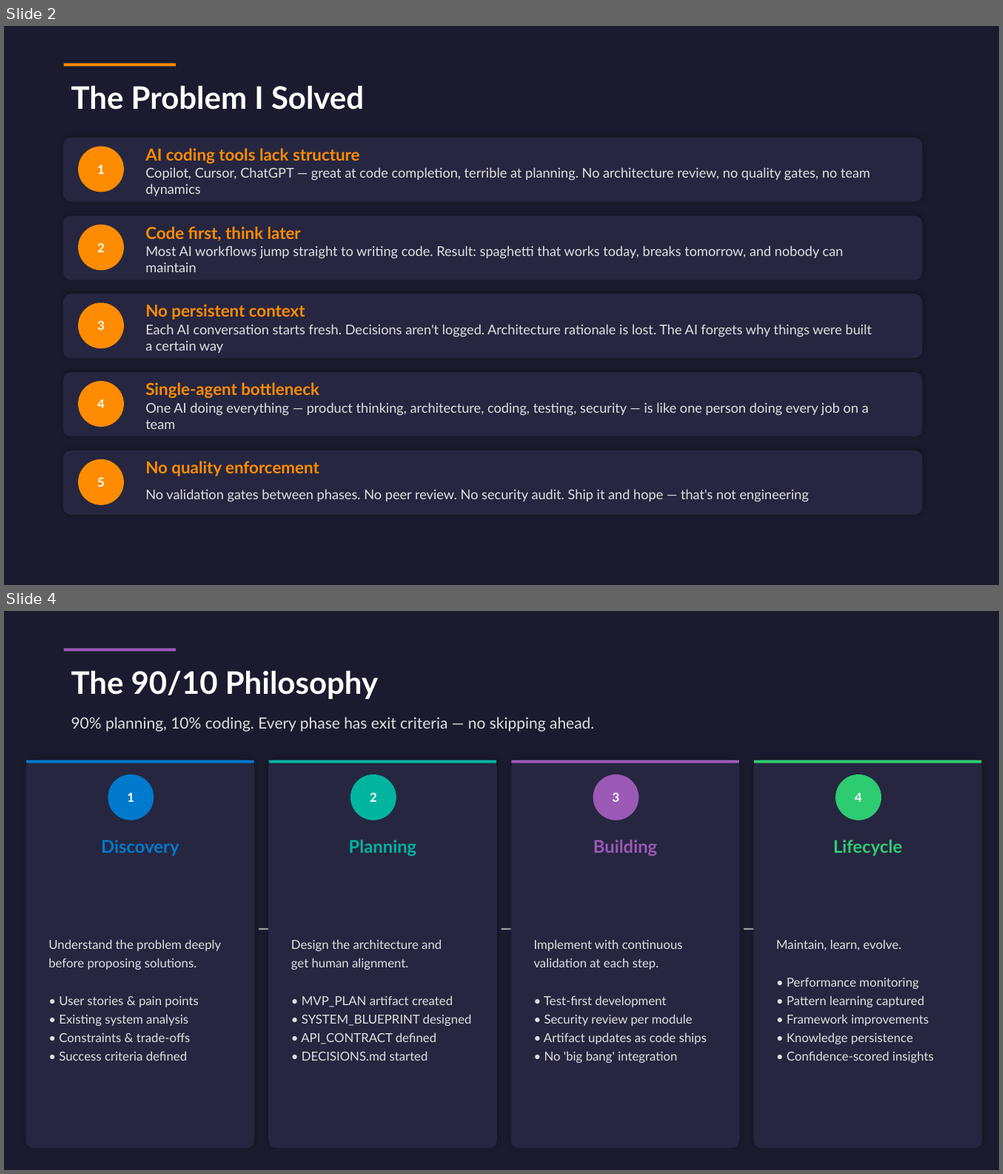
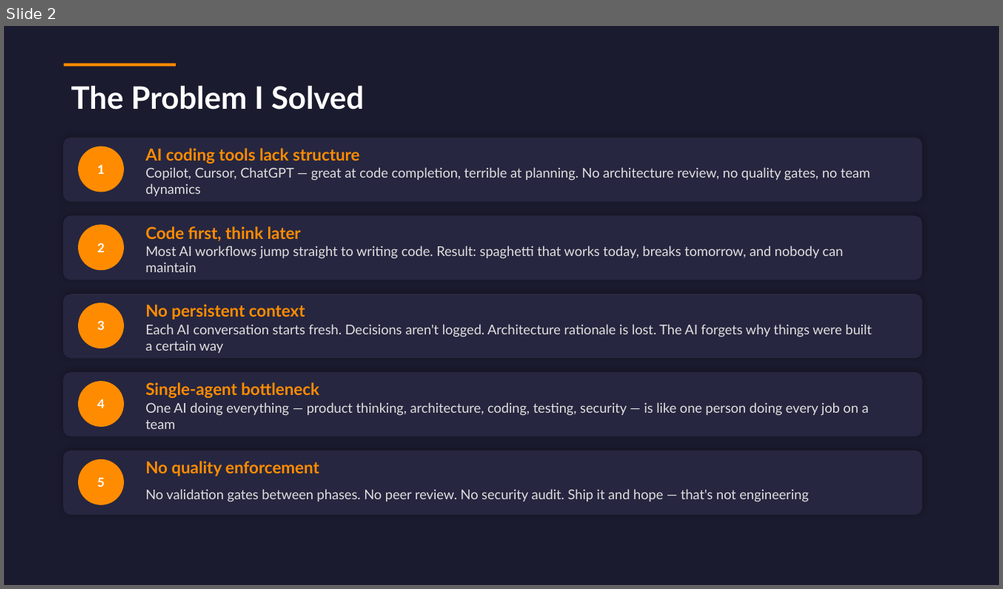
Before and after one commit to vijaykulkarni-qae/vijaykulkarni-qae, a slide deck: multi-agent-development-framework/MADF_Framework.pptx. Shown one above the other, each under a label of ours: slides 2 and 4 before the commit, slide 2 after it; the slides between them are not shown. The pictures are 1003x1174 and 1003x589 pixels, drawn with LibreOffice and Linux fonts; fonts in the diff are those of the drawing. Boxes give left, top, right and bottom in pixels: in the first picture for what was removed or moved away, otherwise in the second. Text is boxed around its words. In the diff, an @@ line names an element or a change of style, - is before the commit and + after.

```diff
--- a/multi-agent-development-framework/MADF_Framework.pptx
+++ b/multi-agent-development-framework/MADF_Framework.pptx
@@ slide 4 removed at [4,611,999,1170], background #1B1B2F @@
@@ rectangle removed at [64,648,176,651] @@
@@ text removed at [71,670,378,699] @@
-The 90/10 Philosophy
@@ text removed at [71,717,594,732] @@
-90% planning, 10% coding. Every phase has exit criteria — no skipping ahead.
@@ rounded rectangle removed at [26,760,254,1148] @@
@@ rectangle removed at [26,760,254,763] @@
@@ rounded rectangle removed at [269,760,496,1148] @@
@@ rectangle removed at [269,760,496,763] @@
@@ rounded rectangle removed at [512,760,739,1148] @@
@@ rectangle removed at [512,760,739,763] @@
@@ rounded rectangle removed at [754,760,982,1148] @@
@@ rectangle removed at [754,760,982,763] @@
@@ ellipse removed at [108,775,153,820] @@
@@ ellipse removed at [351,775,395,820] @@
@@ ellipse removed at [594,775,638,820] @@
@@ ellipse removed at [836,775,881,820] @@
@@ text removed at [127,793,134,802] @@
-1
@@ text removed at [370,792,377,802] @@
-2
@@ text removed at [612,793,620,802] @@
-3
@@ text removed at [854,793,862,802] @@
-4
@@ text removed at [101,840,179,856] @@
-Discovery
@@ text removed at [349,840,417,856] @@
-Planning
@@ text removed at [593,840,657,856] @@
-Building
@@ text removed at [833,840,902,856] @@
-Lifecycle
@@ text removed at [250,909,280,947] @@
-→
@@ text removed at [492,909,523,947] @@
-→
@@ text removed at [735,909,765,947] @@
-→
@@ text removed at [48,940,221,1061] @@
-Understand the problem deeply
-before proposing solutions.
-• User stories & pain points
-• Existing system analysis
-• Constraints & trade-offs
-• Success criteria defined
@@ text removed at [291,940,472,1061] @@
-Design the architecture and
-get human alignment.
-• MVP_PLAN artifact created
-• SYSTEM_BLUEPRINT designed
-• API_CONTRACT defined
-• DECISIONS.md started
@@ text removed at [534,940,706,1063] @@
-Implement with continuous
-validation at each step.
-• Test-first development
-• Security review per module
-• Artifact updates as code ships
-• No 'big bang' integration
@@ text removed at [776,940,933,1063] @@
-Maintain, learn, evolve.
-• Performance monitoring
-• Pattern learning captured
-• Framework improvements
-• Knowledge persistence
-• Confidence-scored insights
```
Also in this commit, not shown: 4 slides changed, 3 slides added, 1 other slide removed, 2 other files.
